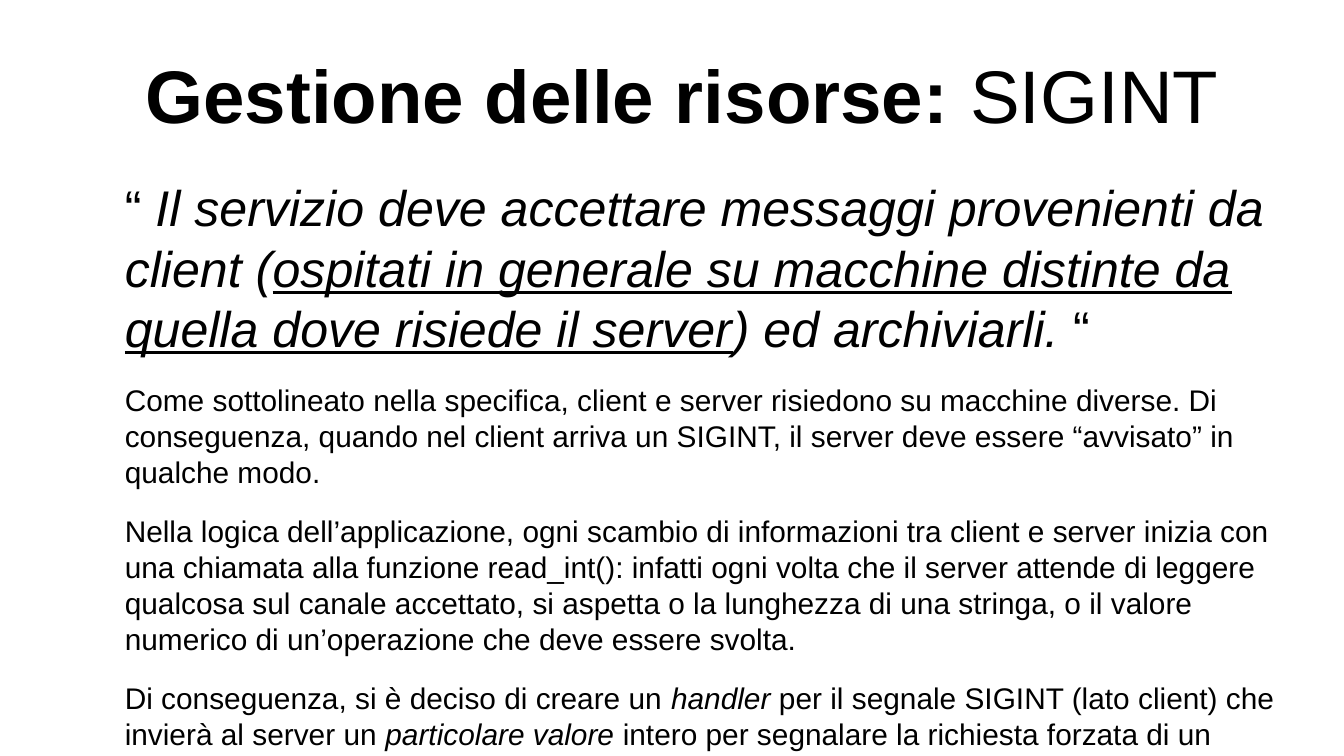
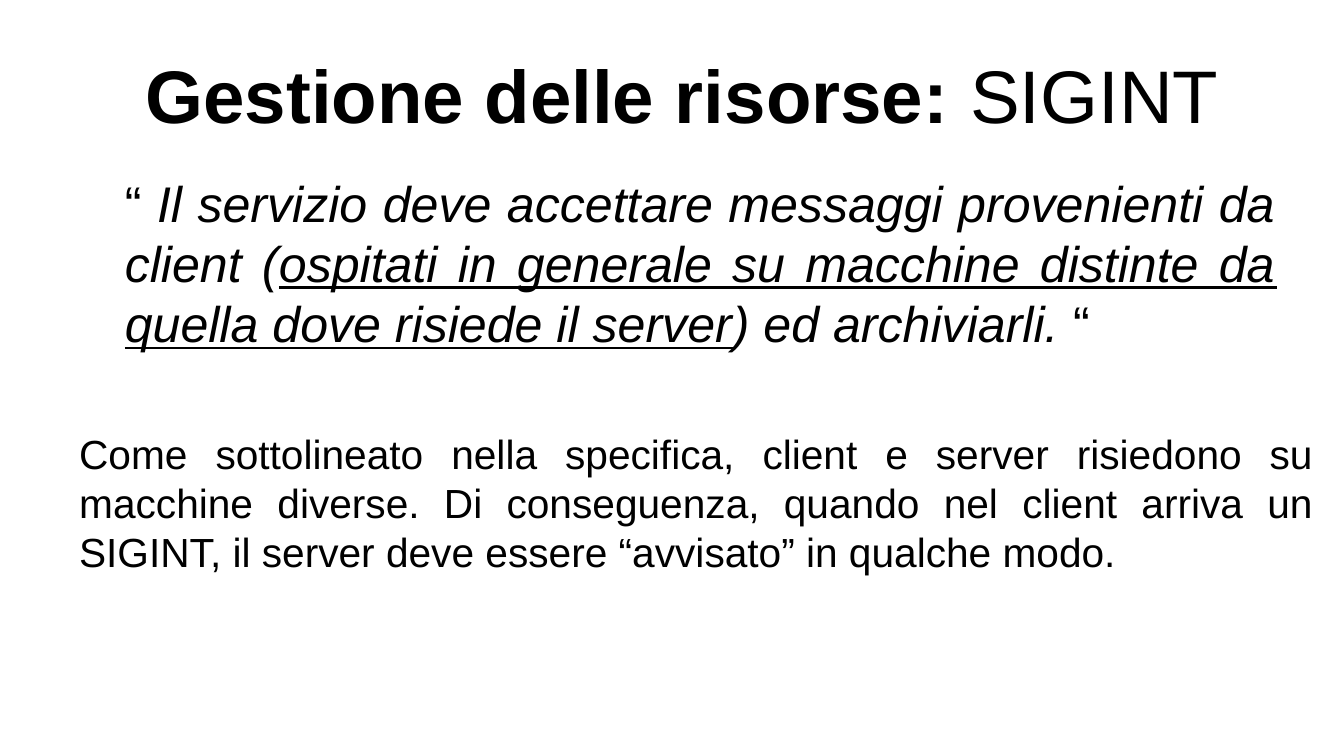
Before and after one commit to lucaMastro/progetto_SO, a slide deck: slide 7 of presentazione_progetto_SO.odp (slide 5 before the commit). Drawn at 1344x756 pixels with LibreOffice and Linux fonts; fonts in the diff are those of the drawing. Boxes give left, top, right and bottom in pixels: in the first picture for what was removed or moved away, otherwise in the second. Text is boxed around its words. In the diff, an @@ line names an element or a change of style, - is before the commit and + after.

Commit message:
presentazione

```diff
--- a/presentazione_progetto_SO.odp
+++ b/presentazione_progetto_SO.odp
@@ text "“ Il servizio deve accettare ..." at (x1=125, y1=185, x2=1275, y2=352): alignment left to justified @@
@@ text removed at (x1=125, y1=389, x2=1274, y2=751) @@
-Come sottolineato nella specifica, client e server risiedono su macchine diverse. Di conseguenza, quando nel client arriva un SIGINT, il server deve essere “avvisato” in qualche modo.
-Nella logica dell’applicazione, ogni scambio di informazioni tra client e server inizia con una chiamata alla funzione read_int(): infatti ogni volta che il server attende di leggere qualcosa sul canale accettato, si aspetta o la lunghezza di una stringa, o il valore numerico di un’operazione che deve essere svolta.
-Di conseguenza, si è deciso di creare un handler per il segnale SIGINT (lato client) che invierà al server un particolare valore intero per segnalare la richiesta forzata di un log_out.
@@ text added at (x1=79, y1=439, x2=1313, y2=575), 24 pt, text #000000 @@
+Come sottolineato nella specifica, client e server risiedono su macchine diverse. Di conseguenza, quando nel client arriva un SIGINT, il server deve essere “avvisato” in qualche modo.
```
Also in this commit, not shown: 8 other slides changed, 11 slides added, 1 slide removed.
